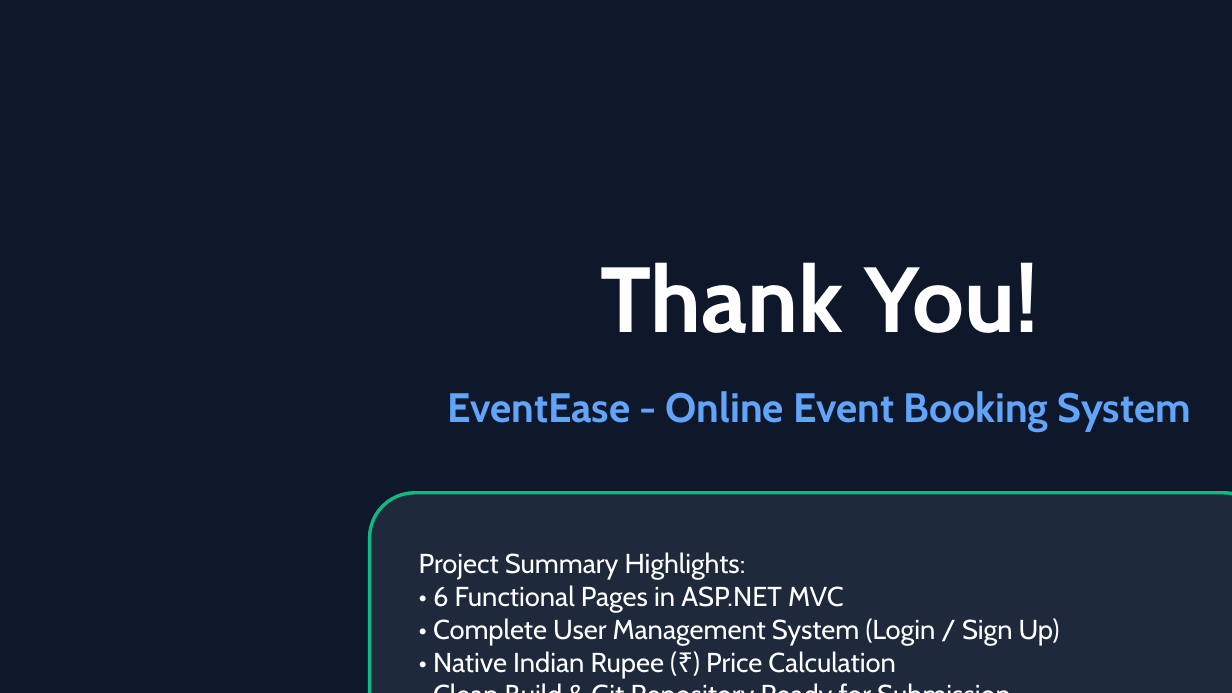
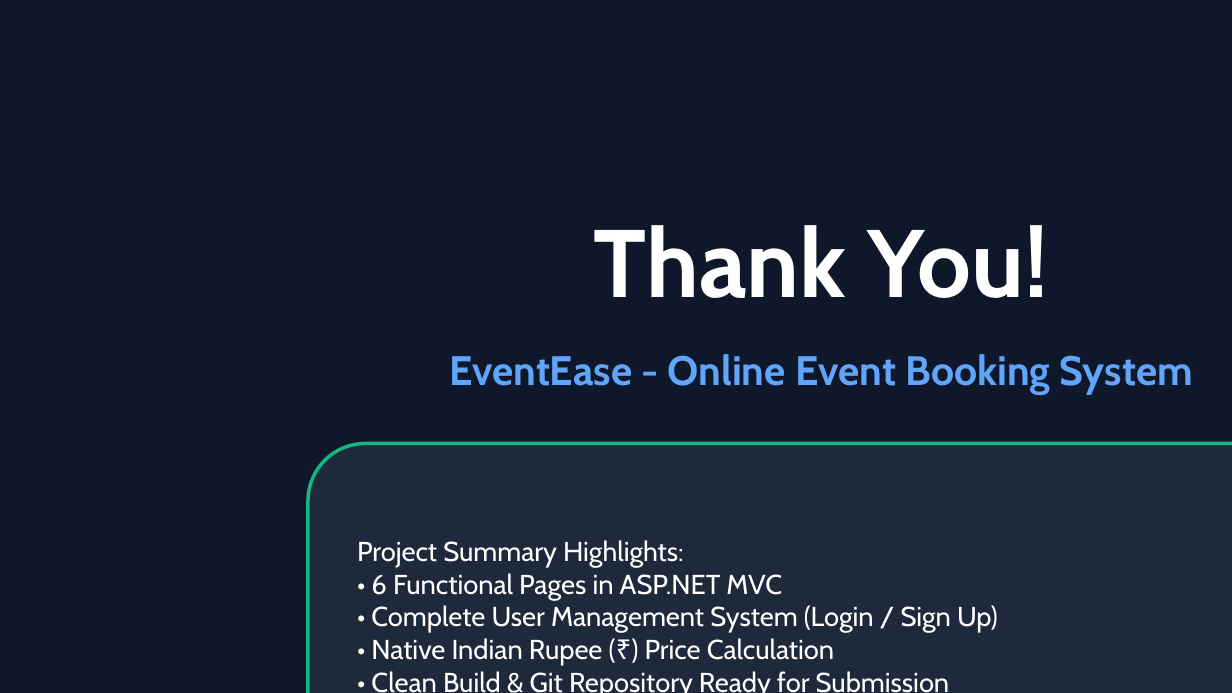
Before and after one commit to sakaliyavinay/EventEase, a slide deck: slide 10 of EventEase_Presentation.pptx. Drawn at 1232x693 pixels with LibreOffice and Linux fonts; fonts in the diff are those of the drawing. Boxes give left, top, right and bottom in pixels: in the first picture for what was removed or moved away, otherwise in the second. Text is boxed around its words. In the diff, an @@ line names an element or a change of style, - is before the commit and + after.

```diff
--- a/EventEase_Presentation.pptx
+++ b/EventEase_Presentation.pptx
@@ text "Thank You!" moved from (x1=600, y1=262, x2=1038, y2=333) to (x1=594, y1=225, x2=1048, y2=298) @@
@@ text "Thank You!" at (x1=594, y1=225, x2=1048, y2=298): size 54 to 56 pt @@
@@ text "EventEase - Online Event Booking ..." moved from (x1=447, y1=391, x2=1192, y2=432) to (x1=449, y1=354, x2=1193, y2=395) @@
@@ rounded rectangle resized from (x1=370, y1=493, x2=1232, y2=693) to (x1=308, y1=444, x2=1232, y2=693) @@
@@ text "Project Summary Highlights:" rewrapped from (x1=419, y1=552, x2=1060, y2=678) to (x1=357, y1=540, x2=998, y2=693) @@
```
Also in this commit, not shown: 9 other slides changed, 1 other file.
